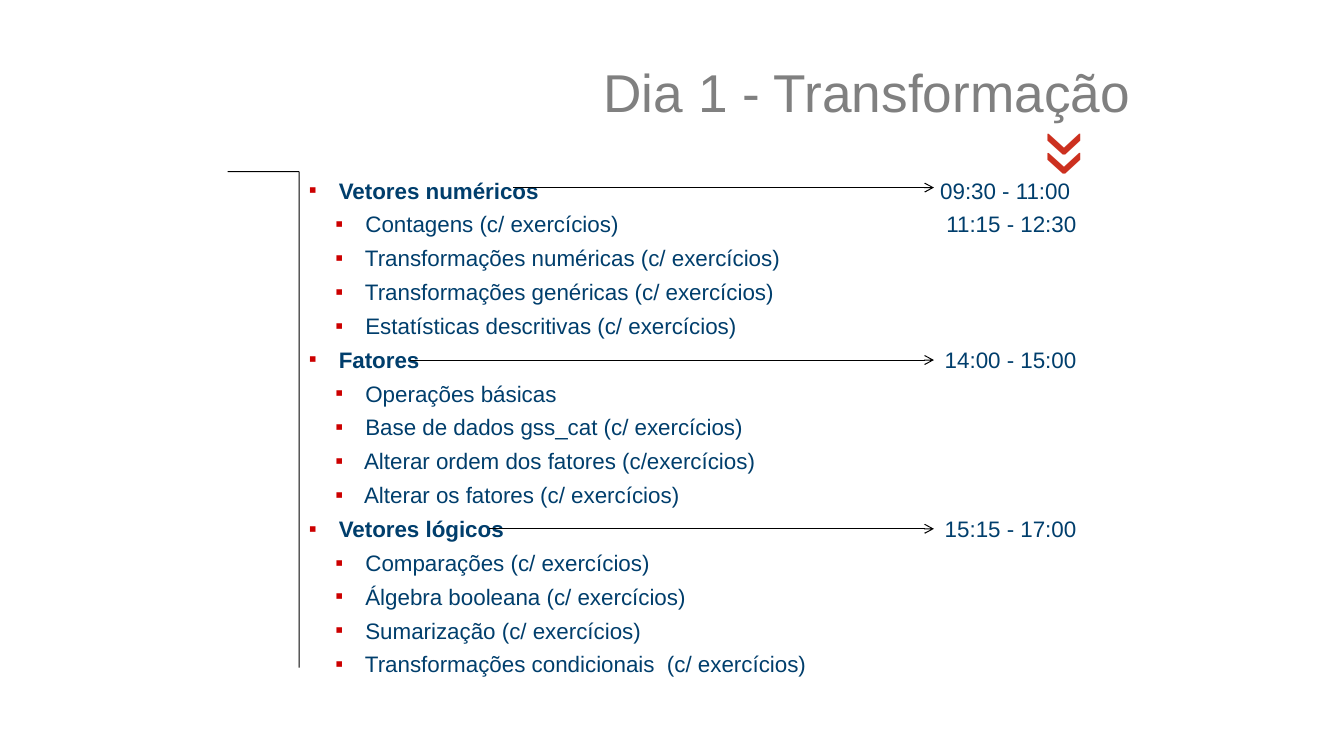
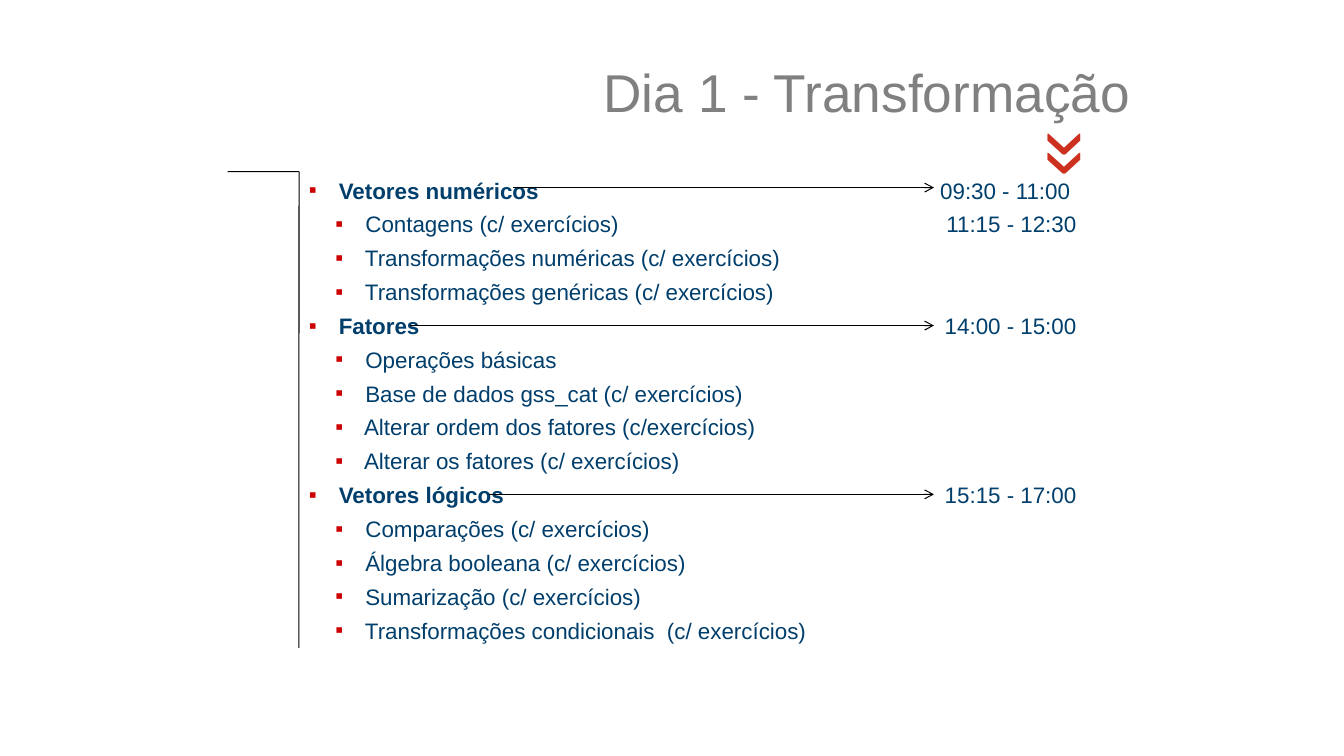
Before and after one commit to jsollari/DSR-II2026, a slide deck: slide 7 of docs/DSR-II2026_JL_slides.pptx. Drawn at 1344x756 pixels with LibreOffice and Linux fonts; fonts in the diff are those of the drawing; background and template pictures are left out. Boxes give left, top, right and bottom in pixels: in the first picture for what was removed or moved away, otherwise in the second. Text is boxed around its words. In the diff, an @@ line names an element or a change of style, - is before the commit and + after.

Commit message:
move Summ Stats section in main slides

```diff
--- a/docs/DSR-II2026_JL_slides.pptx
+++ b/docs/DSR-II2026_JL_slides.pptx
@@ line moved from (299, 171) - (299, 667) to (299, 171) - (299, 648) @@
@@ text "09:30 - 11:00" rewrapped from <box>940,183,1076,538</box> to <box>940,183,1076,504</box> @@
@@ text at <box>365,317,736,339</box>: paragraph removed @@
-  ▪ Estatísticas descritivas (c/ exercícios)
@@ arrow moved from (410, 360) - (935, 360) to (410, 326) - (935, 326) @@
@@ arrow moved from (490, 529) - (935, 529) to (490, 494) - (935, 494) @@
```
Also in this commit, not shown: 1 other slide changed, 4 other files.
